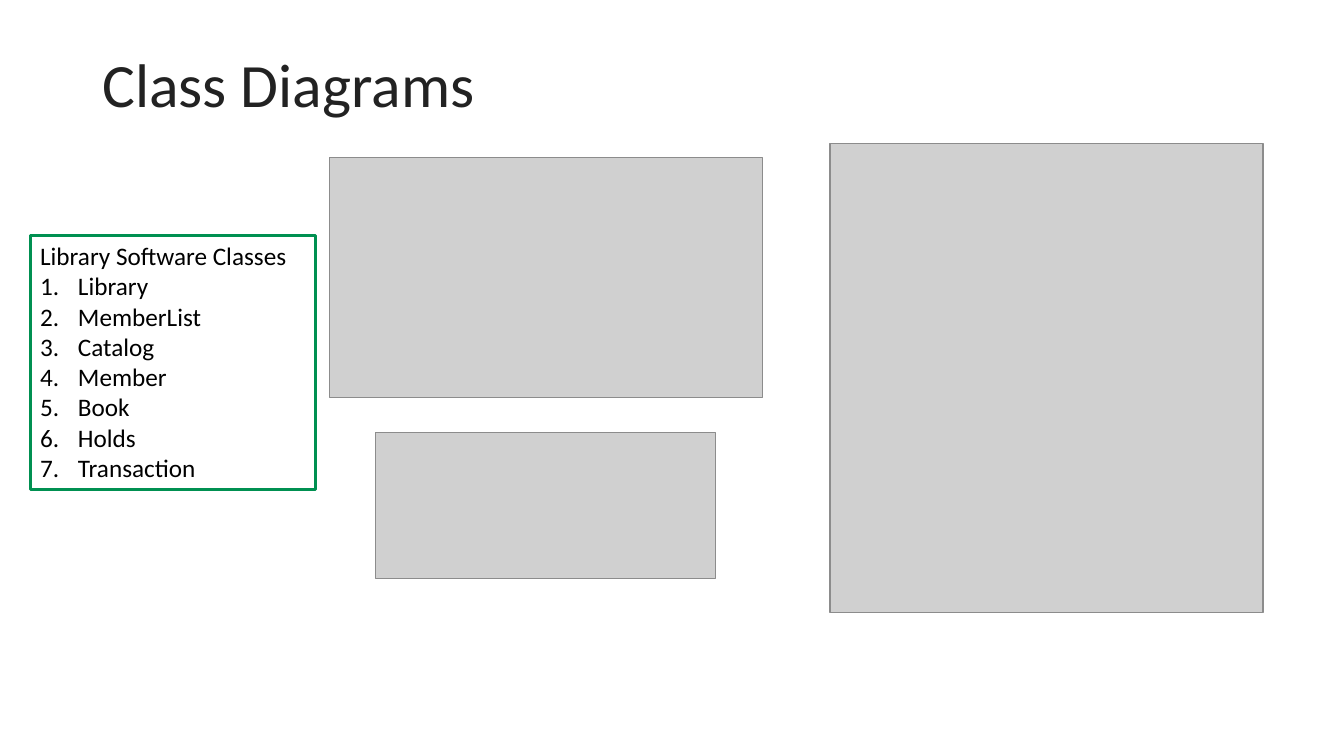
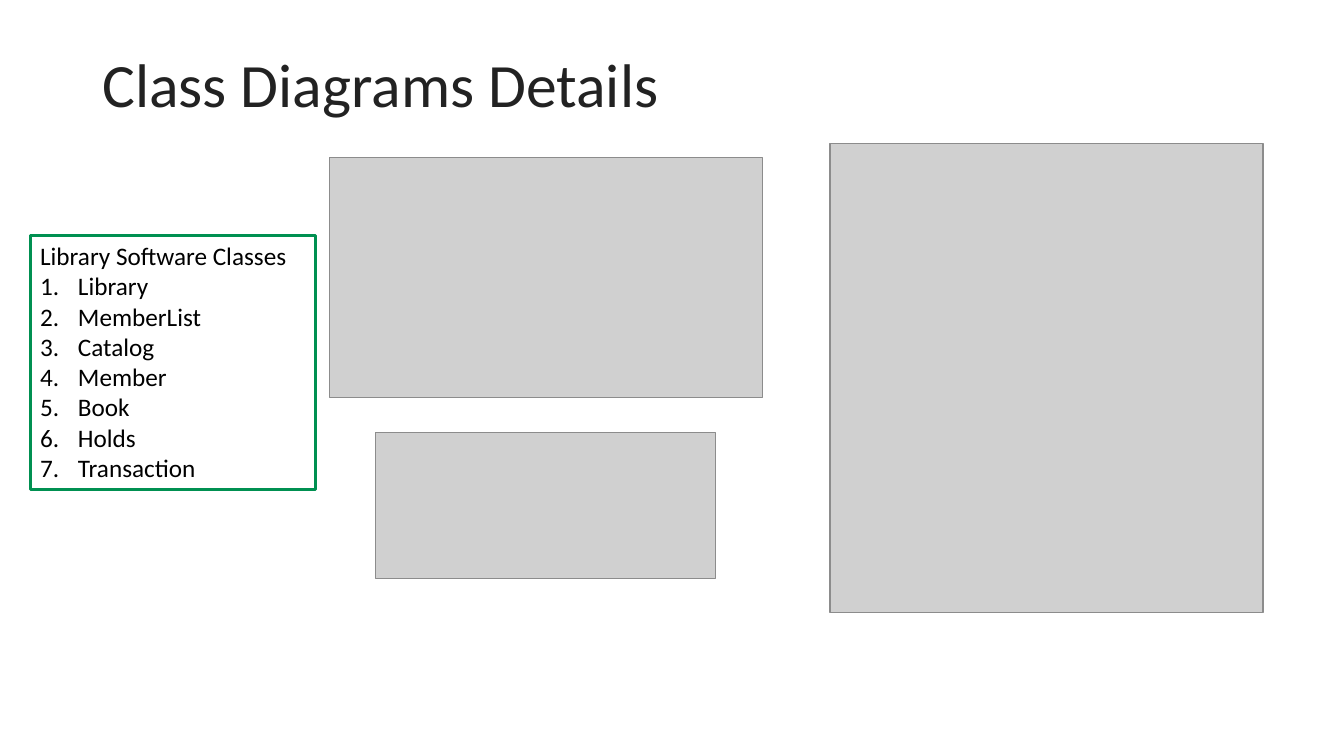
Before and after one commit to johnxu21/johnxu21.github.io, a slide deck: slide 26 of teaching/CS472/Timetable/OOD-V2.pptx. Drawn at 1344x756 pixels with LibreOffice and Linux fonts; fonts in the diff are those of the drawing; grey boxes stand for pictures. Boxes give left, top, right and bottom in pixels: in the first picture for what was removed or moved away, otherwise in the second. Text is boxed around its words. In the diff, an @@ line names an element or a change of style, - is before the commit and + after.

```diff
--- a/teaching/CS472/Timetable/OOD-V2.pptx
+++ b/teaching/CS472/Timetable/OOD-V2.pptx
@@ title at [102,64,658,118]: text changed @@
-Class Diagrams
+Class Diagrams Details
```
Also in this commit, not shown: 4 other slides changed, 1 other file.
